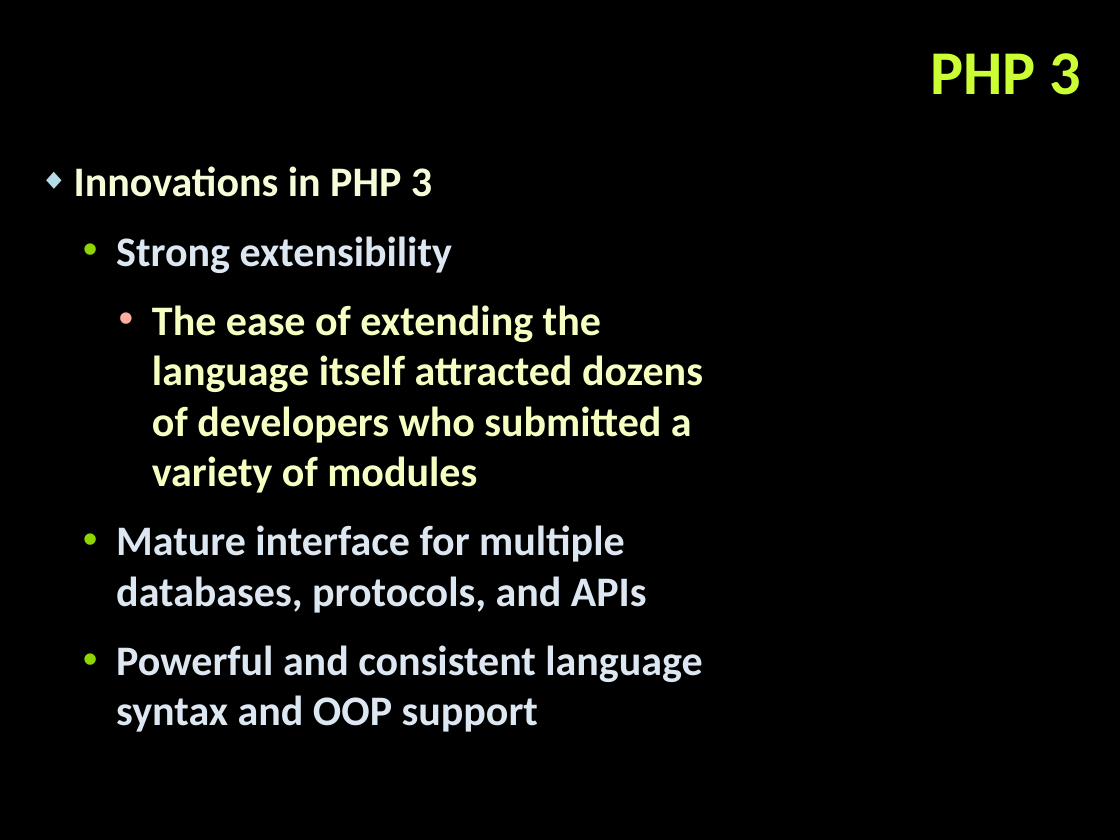
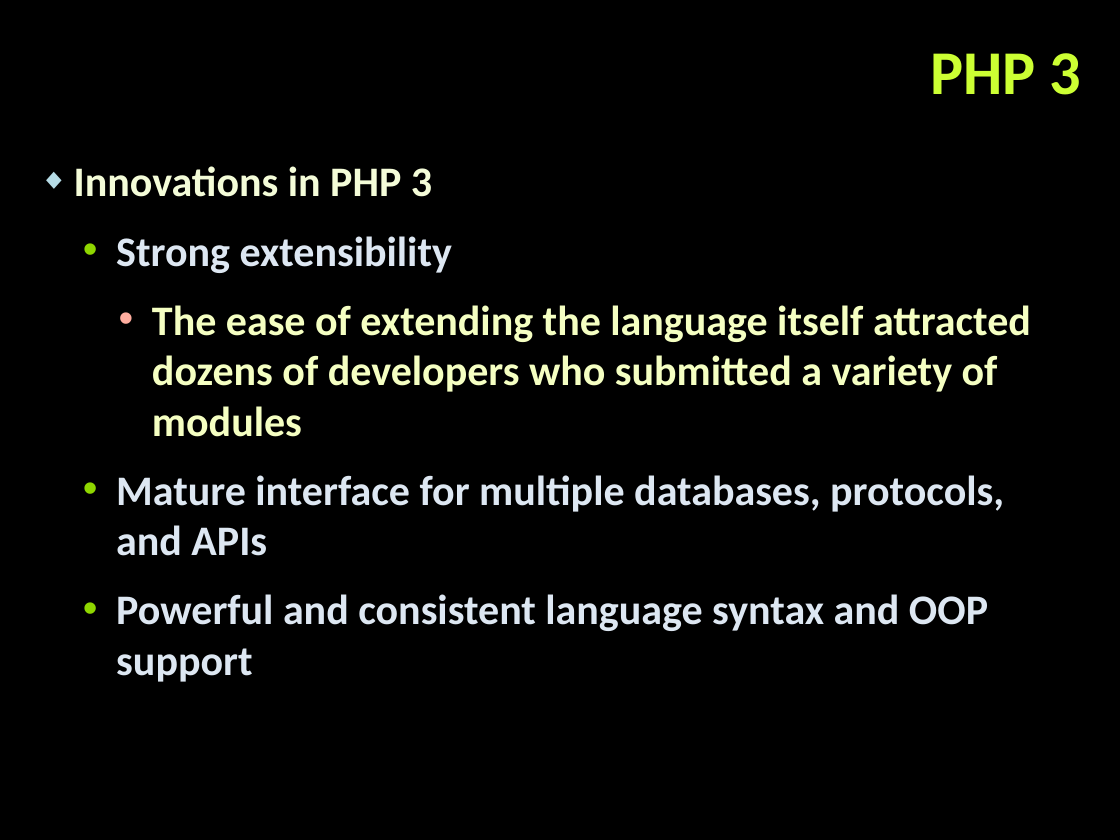
Before and after one commit to tanzhur/PHP_MVC-seminar, a slide deck: slide 10 of PHP_MVC.pptx. Drawn at 1120x840 pixels with LibreOffice and Linux fonts; fonts in the diff are those of the drawing; background and template pictures are left out. Boxes give left, top, right and bottom in pixels: in the first picture for what was removed or moved away, otherwise in the second. Text is boxed around its words. In the diff, an @@ line names an element or a change of style, - is before the commit and + after.

```diff
--- a/PHP_MVC.pptx
+++ b/PHP_MVC.pptx
@@ text "Innovations in PHP 3" rewrapped from [74, 166, 703, 732] to [74, 166, 1031, 682] @@
```
Also in this commit, not shown: 24 other slides changed, 6 slides added, 2 slides removed.
